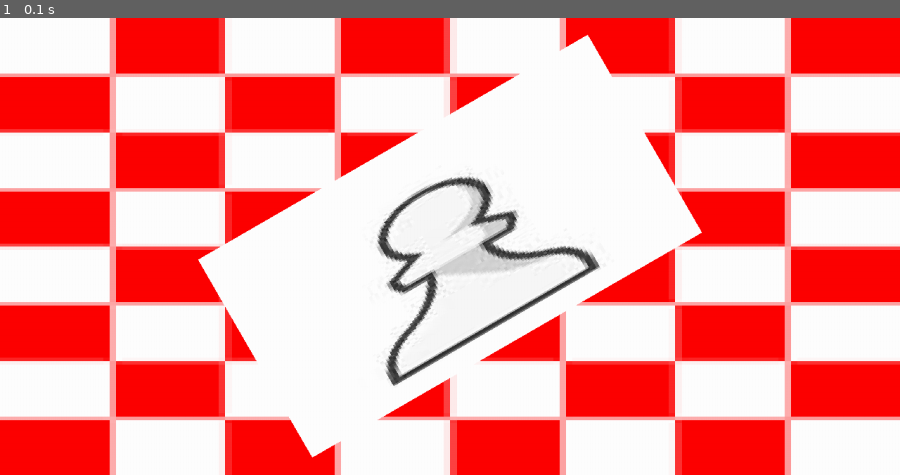
Above: before the commit, frame 1.
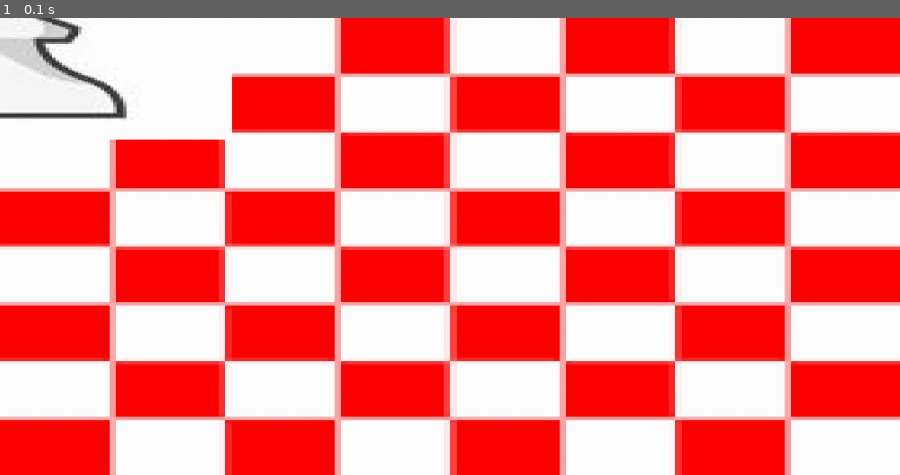
Above: after the commit, the same moment.

Repository: FizzyKing6002/App-Game-Designer-using-Pygame
Game: pygame game, started from projectEditor.py
Two runs of this game, one before a commit and one after it. Both use one fixed random seed, a clock stepped at 60 frames per second and the inputs below.
Inputs:
- Up to frame 1 (0.1 s): no input

The runs differ from the first frame. In frame 1, 20% of the frame differs, in the area x 0-78%, y 0-97%.

Commit message:
Position Alignment Added
Added logic to align the position modifiers to a specific place on the object.

Diff:
--- a/EditorScripts/ObjectScripts/Example_Object.py
+++ b/EditorScripts/ObjectScripts/Example_Object.py
@@ -18,6 +18,7 @@
         self.rotation_modifiers = [0, 1]
         self.opacity_modifiers = [0, 1]
 
+        self.position_origin = "center"
         self.animations = []
 
     def frame_update(self, time):
--- a/EditorScripts/ObjectScripts/Example_Object2.py
+++ b/EditorScripts/ObjectScripts/Example_Object2.py
@@ -13,11 +13,12 @@
         self.img_dir = "EditorTextures/pawn.png"
         self.activation_keys = {}
 
-        self.position_modifiers = [[0, 0.5], [0, 0.5]]
+        self.position_modifiers = [[10, 0], [10, 0]]
         self.size_modifiers = [[0, 0.5], [0, 0.5]]
-        self.rotation_modifiers = [30, 1]
+        self.rotation_modifiers = [0, 1]
         self.opacity_modifiers = [0, 1]
 
+        self.position_origin = "center"
         self.animations = []
 
     def frame_update(self, time):
--- a/EditorScripts/ObjectScripts/Example_Object3.py
+++ b/EditorScripts/ObjectScripts/Example_Object3.py
@@ -18,6 +18,7 @@
         self.rotation_modifiers = [0, 1]
         self.opacity_modifiers = [0, 1]
 
+        self.position_origin = "center"
         self.animations = []
 
     def frame_update(self, time):
--- a/EditorScripts/ObjectScripts/Example_Object4.py
+++ b/EditorScripts/ObjectScripts/Example_Object4.py
@@ -18,6 +18,7 @@
         self.rotation_modifiers = [0, 1]
         self.opacity_modifiers = [0, 1]
 
+        self.position_origin = "center"
         self.animations = []
 
     def frame_update(self, time):
--- a/EditorScripts/ObjectScripts/Example_Object5.py
+++ b/EditorScripts/ObjectScripts/Example_Object5.py
@@ -18,6 +18,7 @@
         self.rotation_modifiers = [0, 1]
         self.opacity_modifiers = [0, 1]
 
+        self.position_origin = "center"
         self.animations = []
 
     def frame_update(self, time):
--- a/ImportCode/objects.py
+++ b/ImportCode/objects.py
@@ -71,6 +71,15 @@
             ]
             self.rot = con_rot * rot_mod[1] + rot_mod[0]
             self.opa = min(max(con_opa * opa_mod[1] + opa_mod[0], 0), 1)
+
+            if "top" in self.position_origin.lower():
+                self.pos[1] += self.size[1] / 2
+            elif "bottom" in self.position_origin.lower():
+                self.pos[1] -= self.size[1] / 2
+            if "left" in self.position_origin.lower():
+                self.pos[0] += self.size[0] / 2
+            elif "right" in self.position_origin.lower():
+                self.pos[0] -= self.size[0] / 2
 
             #add animation values
 
